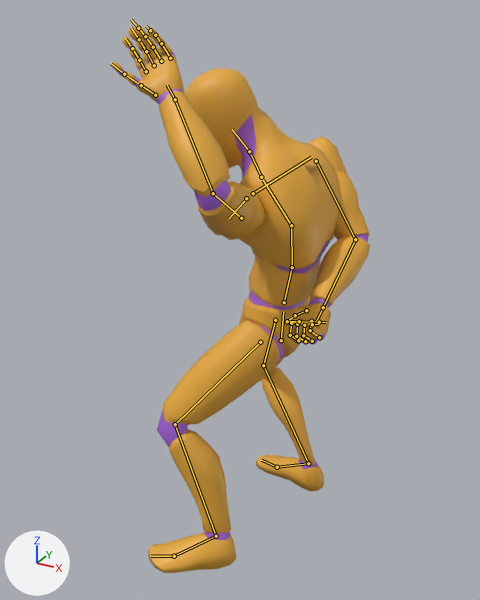
What one commit did to the glTF model public/models/hero/spartan.glb.
One viewpoint serves both versions: a camera (50 mm lens) standing at (0.852, -1.68, 1.764) and looking at (-0.091, 0.034, 0.907). The lights are fixed; the arrows at lower left show +X, +Y and +Z. The first picture is the older version. Both versions are drawn at frame 29 of the action 'Guard_Block'; the numbers are the values there. The bones that change, and the others that lie on the model, are drawn over the model as lines.

Objects in the first picture: 'Mannequin'.
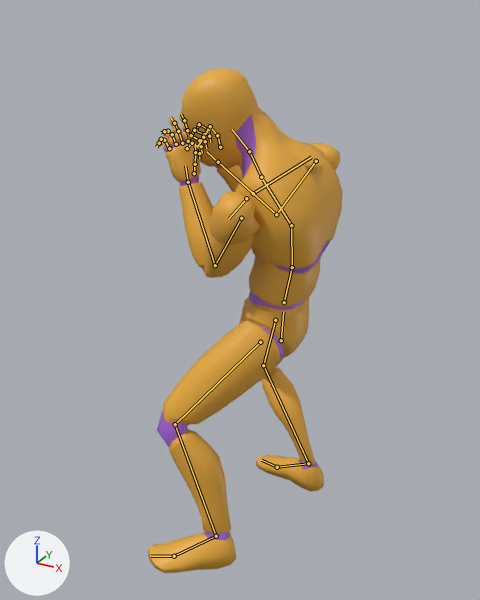
The edits, one by one:
Bone 'upperarm_l' (bone_upperarm_l) turns from (-39, 8, 26) to (97, 21, 6) degrees about its own x, y and z.
Bone 'lowerarm_l' (bone_lowerarm_l) turns from (3, 3, 95) to (16, -1, 111) degrees about its own x, y and z.
Bone 'upperarm_r' (bone_upperarm_r) turns from (-4, -26, 101) to (71, -9, 78) degrees about its own x, y and z.
Bone 'lowerarm_r' (bone_lowerarm_r) turns from (25, -13, 51) to (89, -18, 57) degrees about its own x, y and z.

Where the change shows, as pixel boxes (x1, y1, x2, y2) in the pictures (480 x 600 px):
'Mannequin', posed (25% narrower, 8% shorter)
    before: (110, 26, 370, 573)
    after: (148, 68, 343, 573)
bone 'upperarm_l', root to tip
    before: (241, 218) to (213, 193)
    after: (241, 218) to (215, 265)
bone 'lowerarm_l', root to tip
    before: (213, 193) to (175, 99)
    after: (215, 265) to (188, 182)
bone 'upperarm_r', root to tip
    before: (316, 161) to (355, 239)
    after: (316, 161) to (276, 214)
bone 'lowerarm_r', root to tip
    before: (355, 239) to (323, 307)
    after: (276, 214) to (218, 162)
